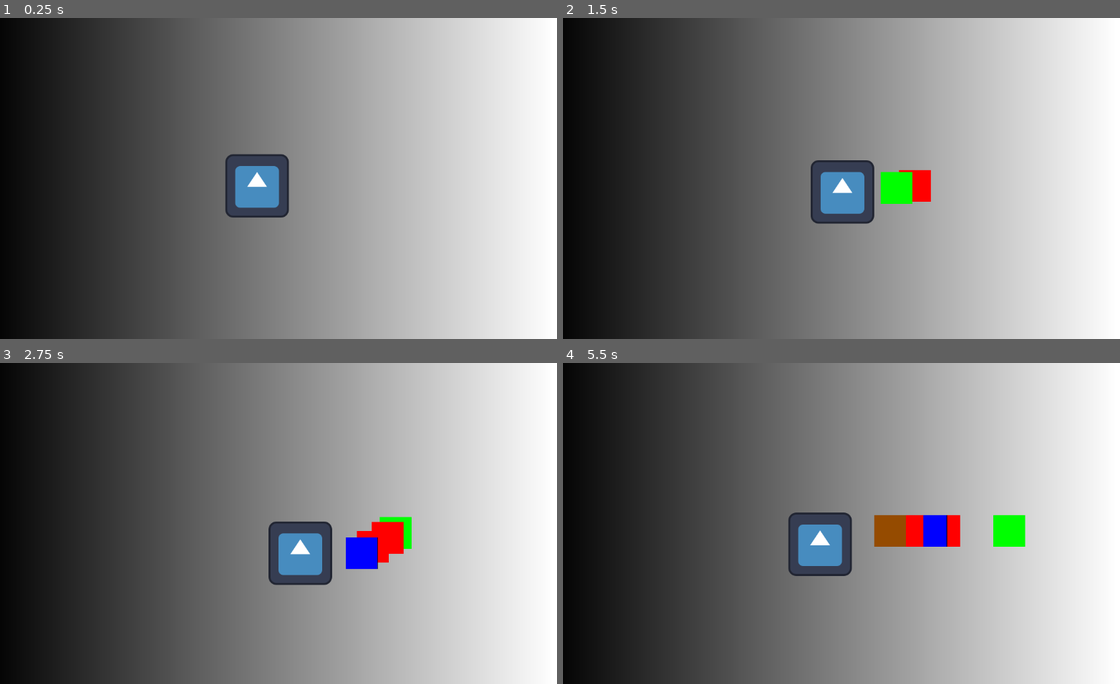
Above: before the commit, frames 1-4 (two rows, left to right).
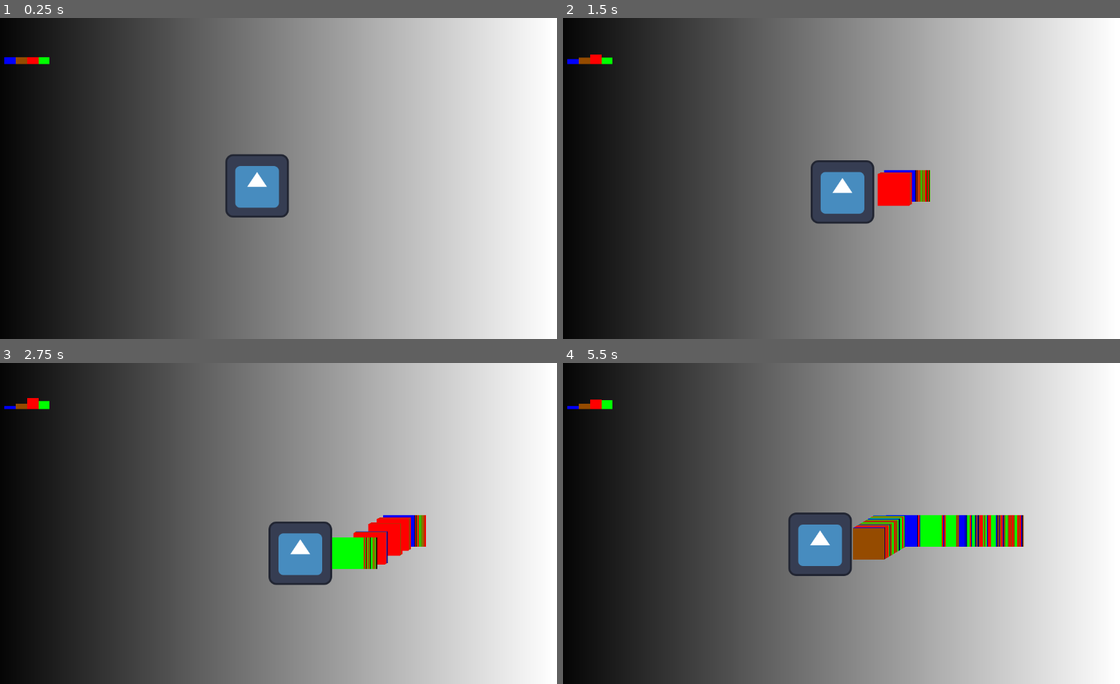
Above: after the commit, the same moments.

Repository: DASchechtman/Mage-Scale-2
Game: Godot game, scene res://Scenes/node_2d.tscn
Same seed, same stepped clock (60 frames per second), same inputs: the game is played once before the commit and once after it. The engine's default icon, where the game draws it, is replaced by a stand-in: a white triangle on a blue panel in a dark square.
Inputs:
- Up to frame 1 (0.25 s): no input
- Up to frame 2 (1.5 s): tap Enter at 0.5 s; hold Right (ui_right) 0.53-1.28 s; hold Space 0.53-1.28 s; hold Down (ui_down) from 1.28 s (still down); tap Space at 1.35 s
- Up to frame 3 (2.75 s): tap Space at 1.52, 1.82 s; release Down (ui_down) at 2.03 s; hold Right (ui_right) from 2.03 s (still down); hold Space from 2.03 s (still down)
- Up to frame 4 (5.5 s): release Right (ui_right) at 2.78 s; release Space at 2.78 s; hold Up (ui_up) 2.78-3.53 s; tap Space at 2.85, 3.02, 3.32, 4.35, 4.52, 4.82 s; hold Space 3.53-4.28 s; hold Left (ui_left) 3.53-5.03 s; hold Down (ui_down) from 5.03 s (still down); hold Space from 5.03 s (still down)

The runs differ from the first frame. In frame 1, 0.2% of the frame differs, in the area x 0-9%, y 12-15%; in frame 2, 1.2%; in frame 3, 1.7%; in frame 4, 3.1%, in the area x 0-84%, y 11-62%.

Commit message:
added a scale mechanic to the game now the scales will adjust based on element type cast

Diff:
--- a/Prefabs/air.tscn
+++ b/Prefabs/air.tscn
@@ -12,3 +12,4 @@
 position = Vector2(877, 330)
 texture = SubResource("GradientTexture2D_npg3r")
 script = ExtResource("1_2fcrx")
+speed = 1
--- a/Prefabs/earth.tscn
+++ b/Prefabs/earth.tscn
@@ -12,3 +12,4 @@
 position = Vector2(884, 442)
 texture = SubResource("GradientTexture2D_s1uu3")
 script = ExtResource("1_kqj58")
+speed = 3
--- a/Prefabs/fire.tscn
+++ b/Prefabs/fire.tscn
@@ -12,3 +12,4 @@
 position = Vector2(874, 103)
 texture = SubResource("GradientTexture2D_q1ehe")
 script = ExtResource("1_cjusm")
+speed = 2
--- /dev/null
+++ b/Prefabs/scale.tscn
@@ -0,0 +1,101 @@
+[gd_scene load_steps=9 format=3 uid="uid://dgpnh3h8p43f8"]
+
+[sub_resource type="Gradient" id="Gradient_q8ej3"]
+offsets = PackedFloat32Array(0.00699301)
+colors = PackedColorArray(0, 1, 0, 1)
+
+[sub_resource type="GradientTexture2D" id="GradientTexture2D_bsiin"]
+gradient = SubResource("Gradient_q8ej3")
+
+[sub_resource type="Gradient" id="Gradient_p6ssf"]
+offsets = PackedFloat32Array(0)
+colors = PackedColorArray(1, 0, 0, 1)
+
+[sub_resource type="GradientTexture2D" id="GradientTexture2D_13fc8"]
+gradient = SubResource("Gradient_p6ssf")
+
+[sub_resource type="Gradient" id="Gradient_osfgw"]
+offsets = PackedFloat32Array(0)
+colors = PackedColorArray(0.588235, 0.294118, 0, 1)
+
+[sub_resource type="GradientTexture2D" id="GradientTexture2D_dbgwu"]
+gradient = SubResource("Gradient_osfgw")
+
+[sub_resource type="Gradient" id="Gradient_bpofr"]
+offsets = PackedFloat32Array(0)
+colors = PackedColorArray(0, 0, 1, 1)
+
+[sub_resource type="GradientTexture2D" id="GradientTexture2D_bbthx"]
+gradient = SubResource("Gradient_bpofr")
+
+[node name="Scale" type="Node2D"]
+position = Vector2(118, 61)
+rotation = 4.71239
+
+[node name="air" type="TextureProgressBar" parent="."]
+anchors_preset = 8
+anchor_left = 0.5
+anchor_top = 0.5
+anchor_right = 0.5
+anchor_bottom = 0.5
+offset_left = -32.0
+offset_top = -10.6714
+offset_right = 32.0
+offset_bottom = 53.3286
+grow_horizontal = 2
+grow_vertical = 2
+scale = Vector2(0.853144, 0.36)
+max_value = 300.0
+value = 75.0
+texture_progress = SubResource("GradientTexture2D_bsiin")
+
+[node name="fire" type="TextureProgressBar" parent="."]
+anchors_preset = 8
+anchor_left = 0.5
+anchor_top = 0.5
+anchor_right = 0.5
+anchor_bottom = 0.5
+offset_left = -32.0
+offset_top = -33.0
+offset_right = 32.0
+offset_bottom = 34.0
+grow_horizontal = 2
+grow_vertical = 2
+scale = Vector2(0.853144, 0.36)
+max_value = 300.0
+value = 75.0
+texture_progress = SubResource("GradientTexture2D_13fc8")
+
+[node name="earth" type="TextureProgressBar" parent="."]
+anchors_preset = 8
+anchor_left = 0.5
+anchor_top = 0.5
+anchor_right = 0.5
+anchor_bottom = 0.5
+offset_left = -32.0
+offset_top = -55.6985
+offset_right = 32.0
+offset_bottom = 8.30154
+grow_horizontal = 2
+grow_vertical = 2
+scale = Vector2(0.853144, 0.36)
+max_value = 300.0
+value = 75.0
+texture_progress = SubResource("GradientTexture2D_dbgwu")
+
+[node name="water" type="TextureProgressBar" parent="."]
+anchors_preset = 8
+anchor_left = 0.5
+anchor_top = 0.5
+anchor_right = 0.5
+anchor_bottom = 0.5
+offset_left = -32.0
+offset_top = -79.397
+offset_right = 32.0
+offset_bottom = -15.397
+grow_horizontal = 2
+grow_vertical = 2
+scale = Vector2(0.853144, 0.36)
+max_value = 300.0
+value = 75.0
+texture_progress = SubResource("GradientTexture2D_bbthx")
--- a/Prefabs/water.tscn
+++ b/Prefabs/water.tscn
@@ -15,3 +15,4 @@
 position = Vector2(877, 213)
 texture = SubResource("GradientTexture2D_fai6f")
 script = ExtResource("1_qgw05")
+speed = 4
--- a/Scenes/node_2d.tscn
+++ b/Scenes/node_2d.tscn
@@ -1,8 +1,9 @@
-[gd_scene load_steps=6 format=3 uid="uid://b82adxk3x2v5d"]
+[gd_scene load_steps=7 format=3 uid="uid://b82adxk3x2v5d"]
 
 [ext_resource type="Script" path="res://Scripts/Node2D.gd" id="1_1kxvn"]
 [ext_resource type="Script" path="res://Scripts/Player.gd" id="2_2fy1k"]
 [ext_resource type="Texture2D" uid="uid://xf1pdwawtcbs" path="res://Assets/Images/icon.svg" id="2_bcy4n"]
+[ext_resource type="PackedScene" uid="uid://dgpnh3h8p43f8" path="res://Prefabs/scale.tscn" id="4_qwli3"]
 
 [sub_resource type="Gradient" id="Gradient_gegks"]
 
@@ -24,3 +25,5 @@
 position = Vector2(548, 339)
 texture = ExtResource("2_bcy4n")
 script = ExtResource("2_2fy1k")
+
+[node name="Scale" parent="." instance=ExtResource("4_qwli3")]
--- a/Scripts/Player.gd
+++ b/Scripts/Player.gd
@@ -7,9 +7,13 @@
 @onready var _projectile_water := preload("res://Prefabs/water.tscn")
 @onready var _projectile_fire := preload("res://Prefabs/fire.tscn")
 @onready var _projectile_air := preload("res://Prefabs/air.tscn")
+@onready var _scale = get_tree().get_root().get_node("Node/Scale")
+
+var create_projectile: bool = false
 
 # Called when the node enters the scene tree for the first time.
 func _ready():
+	print(_scale)
 	pass
 
 func _input(event: InputEvent):
@@ -25,15 +29,14 @@
 	if event.is_action_pressed("ui_down") or event.is_action_released("ui_down"):
 		y_speed = ___SetSpeed("ui_down", event)
 
-	if event.is_pressed() and event.keycode == KEY_SPACE:
-		get_parent().AddChild(__Shoot())
-
 
 
 # Called every frame. 'delta' is the elapsed time since the previous frame.
 func _process(_delta):
 	self.position.x += x_speed
 	self.position.y += y_speed
+	if Input.is_physical_key_pressed(KEY_SPACE):
+		get_parent().AddChild(__Shoot())
 
 
 func ___SetSpeed(dir: String, event: InputEvent):
@@ -57,5 +60,7 @@
 		var projectile = projectile_inst
 		var projectile_width = projectile.get_texture().get_width() / 2.0
 		var player_width = get_texture().get_width() / 2.0
+		projectile.scale = _scale
 		projectile.position = Vector2(position.x + player_width + projectile_width, position.y)
+		projectile.InitOnLoad()
 		return projectile
--- a/Scripts/projectile.gd
+++ b/Scripts/projectile.gd
@@ -1,5 +1,10 @@
 extends Node
 
+@export_group("projectile props")
+
+@export_range(1, 4)
+var speed: int
+@export var scale: Node2D
 
 # Called when the node enters the scene tree for the first time.
 func _ready():
@@ -11,3 +16,15 @@
 
 func _on_timeout():
 	queue_free()
+
+func InitOnLoad():
+	var points = 0
+	for i in range(scale.get_child_count()):
+		var node := scale.get_child(i)
+		if node == null or not is_instance_of(node, TextureProgressBar):
+			continue
+
+		if i+1 != speed and node.value > 0:
+			points += 1
+			node.value -= 1
+	scale.get_child(speed-1).value += points
